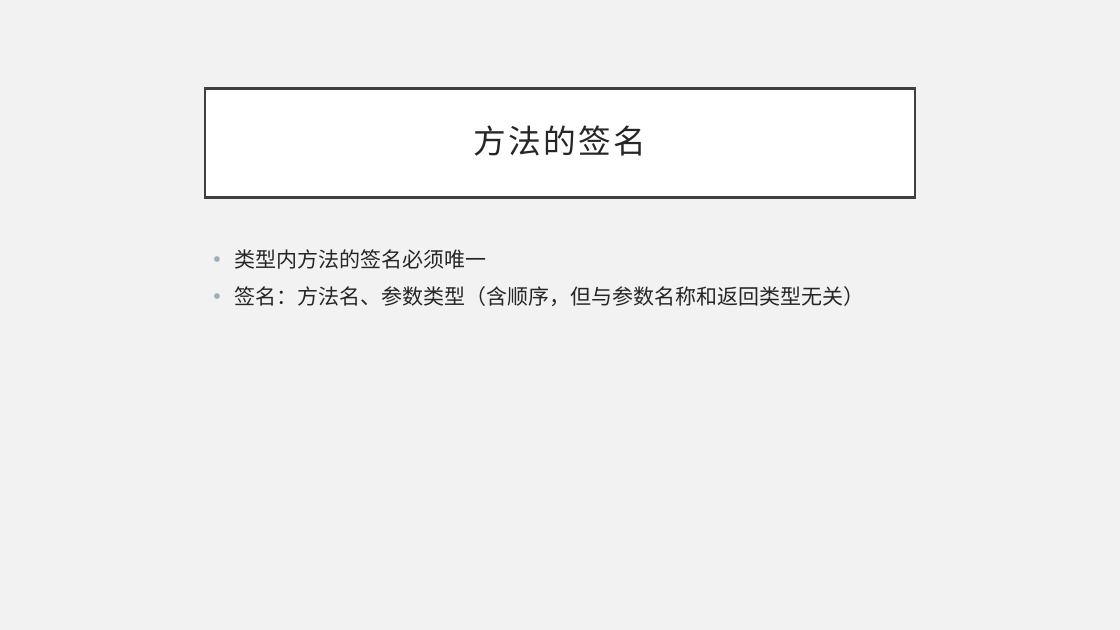
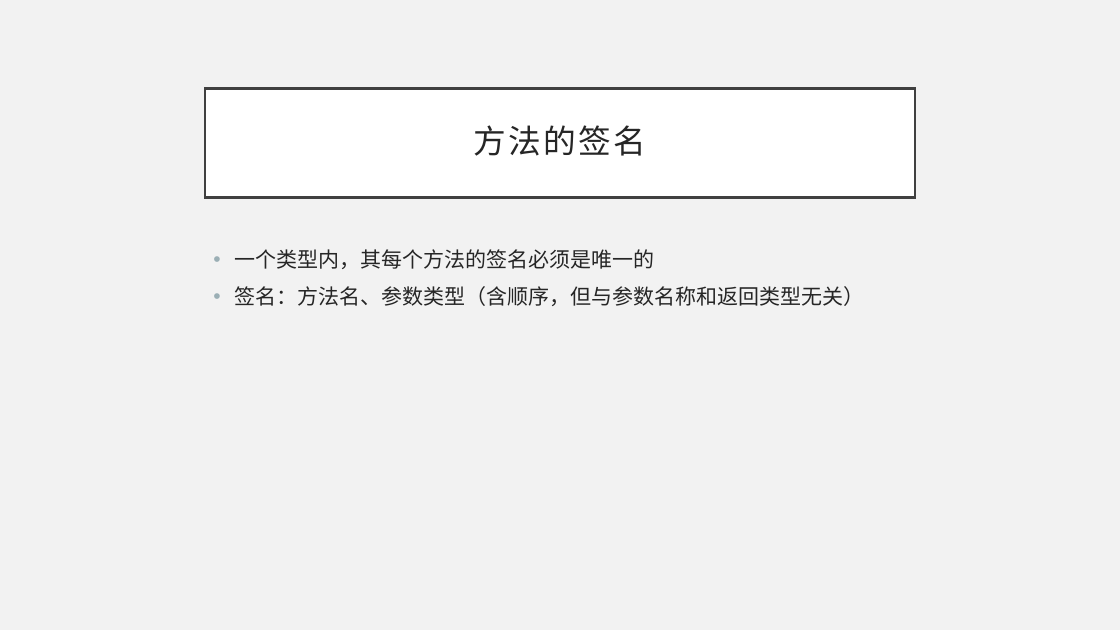
Before and after one commit to BillSon68/CSharp-Tutorial, a slide deck: slide 13 of Chapter 03/301.pptx. Drawn at 1120x630 pixels with LibreOffice and Linux fonts; fonts in the diff are those of the drawing. Boxes give left, top, right and bottom in pixels: in the first picture for what was removed or moved away, otherwise in the second. Text is boxed around its words. In the diff, an @@ line names an element or a change of style, - is before the commit and + after.

```diff
--- a/Chapter 03/301.pptx
+++ b/Chapter 03/301.pptx
@@ text at box(234, 249, 654, 269): text changed @@
-• 类型内方法的签名必须唯一
+• 一个类型内，其每个方法的签名必须是唯一的
```
Also in this commit, not shown: 2 other slides changed.
